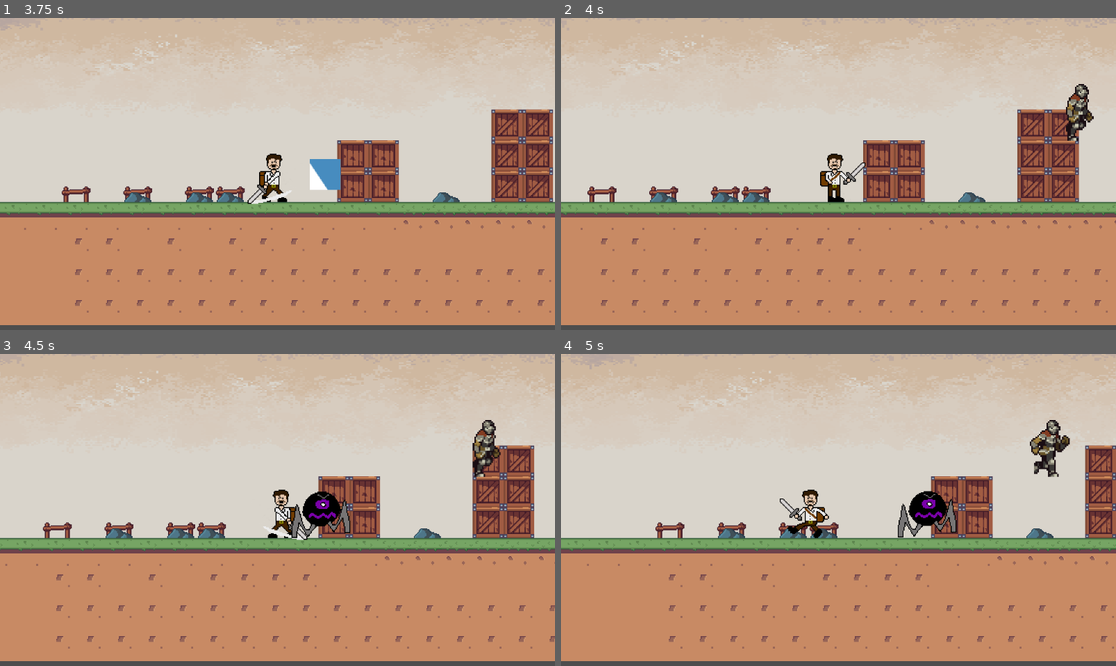
Above: before the commit, frames 1-4 (two rows, left to right).
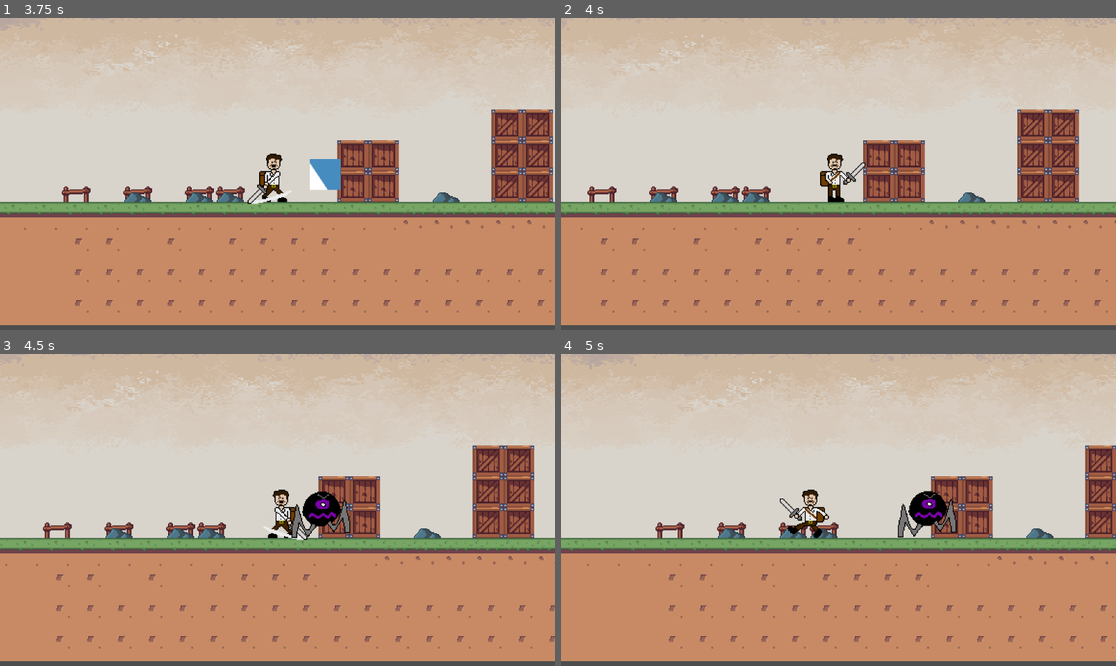
Above: after the commit, the same moments.

Repository: bscott519/ColossalCrisisGame
Game: Godot game, scene res://Scenes/level_1.tscn
The game is run twice, just before and just after one commit, with the same random seed, the same clock (stepped at 60 frames per second) and the same inputs. The engine's default icon, where the game draws it, is replaced by a stand-in: a white triangle on a blue panel in a dark square.
Inputs (mouse positions are in pixels of both pictures, inside the frame that each line leads up to):
- Up to frame 1 (3.75 s): move the mouse to (399, 158) at 0.52 s; hold D (right) 0.53-2.03 s; click (399, 158) at 0.6 s; tap Space (jump) at 0.77, 1.52, 3.02 s; move the mouse to (166, 189) at 1.27 s; click (166, 189) at 1.35 s; move the mouse to (333, 105) at 2.02 s; hold A (left) 2.03-2.78 s; click (333, 105) at 2.1 s; move the mouse to (249, 236) at 2.77 s; hold D (right) from 2.78 s (still down); click (249, 236) at 2.85 s; move the mouse to (444, 220) at 3.52 s; click (444, 220) at 3.6 s
- Up to frame 2 (4 s): keep holding D (right); tap Space (jump) at 3.77 s
- Up to frame 3 (4.5 s): move the mouse to (111, 463) at 4.27 s; release D (right) at 4.28 s; hold A (left) from 4.28 s (still down); click (111, 463) at 4.35 s
- Up to frame 4 (5 s): keep holding A (left); tap Space (jump) at 4.52 s

Frame 1 is identical in both runs. In frame 2, 0.6% of the frame differs, in the area x 90-96%, y 21-40%; in frame 3, 0.6%; in frame 4, 0.7%, in the area x 84-92%, y 21-40%.

Commit message:
possessed knight has patrol points and can detect player

Diff:
--- a/Scenes/level_1.tscn
+++ b/Scenes/level_1.tscn
@@ -218,5 +218,14 @@
 [node name="colosslings2" parent="." instance=ExtResource("5_1lh3t")]
 position = Vector2(677, 213)
 
-[node name="possessedknight" parent="." instance=ExtResource("6_r27hs")]
+[node name="possessedknight" parent="." node_paths=PackedStringArray("patrol_points") instance=ExtResource("6_r27hs")]
 position = Vector2(1012, 99)
+patrol_points = NodePath("PatrolPoints")
+
+[node name="PatrolPoints" type="Node" parent="possessedknight"]
+
+[node name="Point1" type="Marker2D" parent="possessedknight/PatrolPoints"]
+position = Vector2(827, 134)
+
+[node name="Point2" type="Marker2D" parent="possessedknight/PatrolPoints"]
+position = Vector2(1160, 134)
--- a/Scenes/possessedknight.gd
+++ b/Scenes/possessedknight.gd
@@ -1,10 +1,22 @@
 extends CharacterBody2D
 
 @onready var animated_sprite_2d = $AnimatedSprite2D
+@onready var timer = $Timer
+@export var patrol_points : Node
+@export var speed : int = 3000
+@export var wait_time : int = 1
 
-var patrol_points: Array = []  # Array of Vector2 patrol points
-var patrol_index: int = 0  # Current target patrol point
-var patrol_speed: float = 100  # Movement speed while patrolling
+const GRAVITY = 1000
+
+enum State { Idle, Walk, Attack, Death}
+var current_state : State
+var dir : Vector2 = Vector2.LEFT
+var direction: int = 1
+var number_of_points : int
+var point_positions : Array[Vector2]
+var current_point : Vector2
+var current_point_position : int
+var can_walk : bool
 
 # Chase and attack variables
 var player: Node = null  # Reference to the player node
@@ -13,12 +25,19 @@
 var chase_speed: float = 150  # Movement speed while chasing
 var is_chasing: bool = false  # Whether the enemy is chasing the player
 
-# Other variables
-var direction: int = 1  # Current movement direction (1 for right, -1 for left)
-
 # Called when the node enters the scene tree
 func _ready():
-	patrol_points = [Vector2(300, position.y), Vector2(100, position.y)]  # Example patrol points
+	if patrol_points != null:
+		number_of_points = patrol_points.get_children().size()
+		for point in patrol_points.get_children():
+			point_positions.append(point.global_position)
+		current_point = point_positions[current_point_position]
+	else:
+		print("No patrol points")
+
+	timer.wait_time = wait_time
+
+	current_state = State.Idle
 
 	if not $Detection/CollisionShape2D.shape:
 		$Detection/CollisionShape2D.shape = RectangleShape2D.new()
@@ -31,15 +50,59 @@
 
 # Called every physics frame
 func _physics_process(delta):
+	enemy_gravity(delta)
+	enemy_idle(delta)
+	enemy_walk(delta)
+
+
 	if is_chasing:
 		chase_player(delta)
 		$AnimatedSprite2D.play("walk")
 	elif abs(velocity.x) > 0:
 		$AnimatedSprite2D.play("walk")
+	move_and_slide()
+	enemy_animations()
+
+func enemy_gravity(delta):
+	velocity.y += GRAVITY * delta
+
+func enemy_idle(delta):
+	if !can_walk:
+		velocity.x = move_toward(velocity.x, 0, speed * delta)
+		current_state = State.Idle
+
+func enemy_walk(delta):
+	if !can_walk:
+		return
+
+	if abs(position.x - current_point.x) > 0.5:
+		velocity.x = dir.x * speed * delta
+		current_state = State.Walk
 	else:
-		patrol(delta)
-		$AnimatedSprite2D.play("walk")
-	move_and_slide()
+		current_point_position += 1
+
+		if current_point_position >= number_of_points:
+			current_point_position = 0
+
+		current_point = point_positions[current_point_position];
+
+		if current_point.x > position.x:
+			dir = Vector2.RIGHT
+		else:
+			dir = Vector2.LEFT
+
+		can_walk = false
+		timer.start()
+
+	animated_sprite_2d.flip_h = dir.x < 0
+
+func enemy_animations():
+	if current_state == State.Idle && !can_walk:
+		animated_sprite_2d.play("idle")
+	elif current_state == State.Walk && can_walk:
+		animated_sprite_2d.play("walk")
+	elif current_state == State.Attack && !can_walk:
+		animated_sprite_2d.play("attack")
 
 func set_detection_radius(new_extents: Vector2):
 	var detection_shape = $Detection/CollisionShape2D.shape
@@ -57,21 +120,12 @@
 	else:
 		print("Error: Attack shape is not a CircleShape2D!")
 
-# Patrol behavior
-func patrol(delta):
-	var target = patrol_points[patrol_index]  # Current patrol point
-	direction = sign(target.x - position.x)  # Determine direction (-1 or 1)
-	velocity.x = patrol_speed * direction  # Move toward the target
-
-	# Flip direction if near the patrol point
-	if abs(target.x - position.x) < 5:
-		patrol_index = (patrol_index + 1) % patrol_points.size()  # Cycle to the next patrol point
-
 # Chase behavior
 func chase_player(delta):
 	if player:
 		direction = sign(player.global_position.x - global_position.x)  # Determine direction
 		velocity.x = chase_speed * direction  # Move toward the player
+		animated_sprite_2d.flip_h = direction < 1
 
 		# Attack if close enough
 		if global_position.distance_to(player.global_position) <= attack_radius:
@@ -81,7 +135,7 @@
 # Attack behavior
 func attack_player():
 	print("Enemy is attacking!")  # Replace with attack logic
-	$AnimatedSprite2D.play("attack")
+	animated_sprite_2d.play("attack")
 	# You can implement animations, damage logic, etc., here
 
 func _on_detection_body_entered(body):
@@ -94,3 +148,6 @@
 	if body == player:
 		player = null  # Clear the player reference
 		is_chasing = false
+
+func _on_timer_timeout():
+	can_walk = true
--- a/Scenes/possessedknight.tscn
+++ b/Scenes/possessedknight.tscn
@@ -267,5 +267,9 @@
 position = Vector2(0, 35)
 shape = SubResource("CircleShape2D_nkxby")
 
+[node name="Timer" type="Timer" parent="."]
+autostart = true
+
 [connection signal="body_entered" from="Detection" to="." method="_on_detection_body_entered"]
 [connection signal="body_exited" from="Detection" to="." method="_on_detection_body_exited"]
+[connection signal="timeout" from="Timer" to="." method="_on_timer_timeout"]
